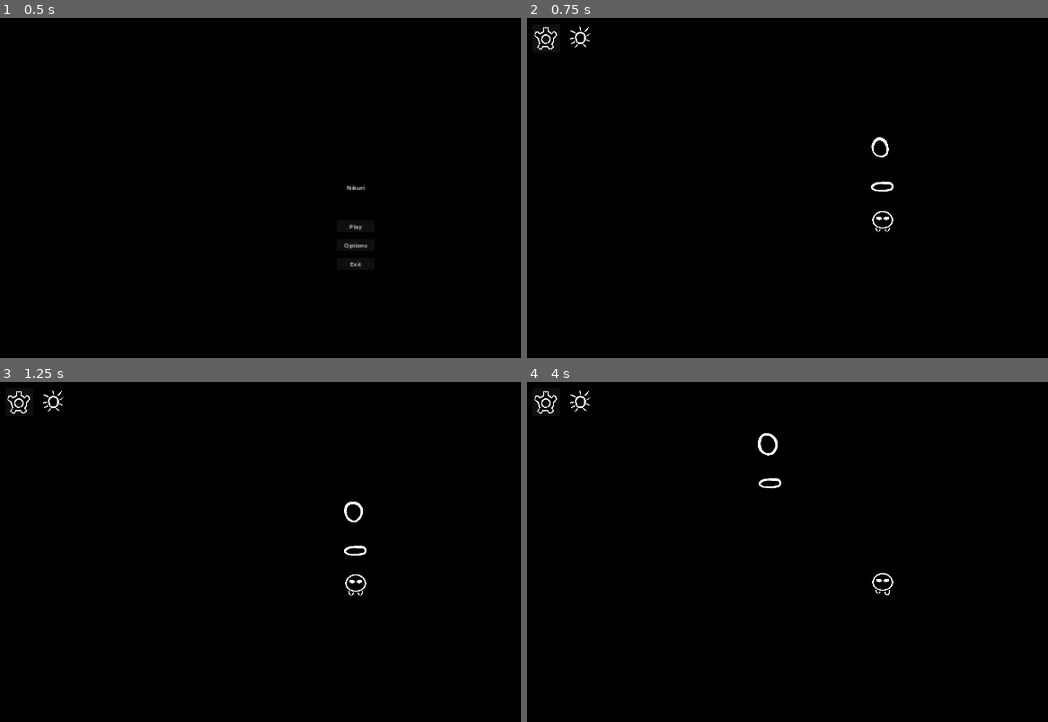
Above: before the commit, frames 1-4 (two rows, left to right).
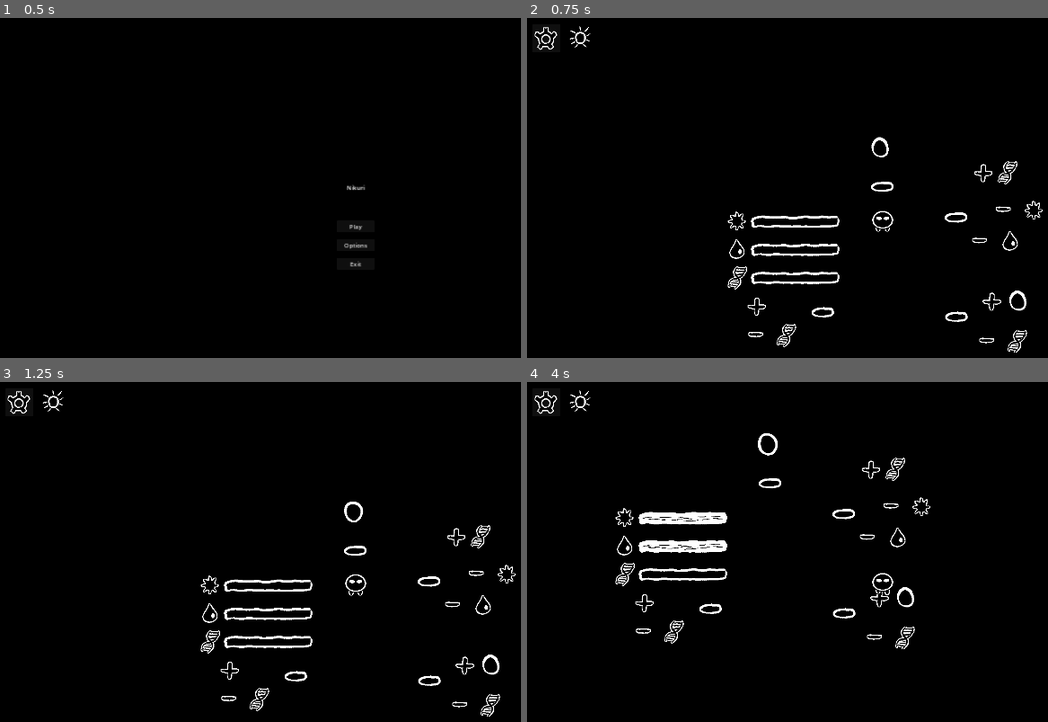
Above: after the commit, the same moments.

Repository: ondhan/nikuri
Game: Godot game, scene res://main_menu/main_menu.tscn
The game is run twice, just before and just after one commit, with the same random seed, the same clock (stepped at 60 frames per second) and the same inputs.
Inputs (mouse positions are in pixels of both pictures, inside the frame that each line leads up to):
- Up to frame 1 (0.5 s): no input
- Up to frame 2 (0.75 s): click "Play" at 0.5 s
- Up to frame 3 (1.25 s): no input
- Up to frame 4 (4 s): click (547, 402) at 1.25 s; click "Resume" at 2 s; tap Enter (ui_accept) at 2.75, 3.77, 3.8 s; move the mouse to (881, 586) at 2.77 s; hold D (move_right) 2.78-3.53 s; hold Enter (ui_accept) 2.78-3.53 s; click (881, 586) at 2.92 s; move the mouse to (740, 603) at 3.52 s; hold S (move_down) from 3.53 s (still down); tap E (TEST) at 3.6 s

Frame 1 is identical in both runs. In frame 2, 2.0% of the frame differs, in the area x 38-99%, y 42-99%; in frame 3, 2.0%; in frame 4, 2.6%, in the area x 16-78%, y 22-79%.

Commit message:
Update 16 - hive changes and sun plant
- added passive water production from hive
- added passive sun loss during night
- both passive production and loss are higher the more advanced the hive is
- added sun plant and its functionality
- issues - no collision on sunplants, no icon for sunplants in the shop

Diff:
--- a/game_screen/game_screen.gd
+++ b/game_screen/game_screen.gd
@@ -1,13 +1,16 @@
 extends Node2D
 
 
-var time = "day"
+@onready var time = "day"
 var day = 1
+signal declare_day
+signal declare_night
 
 
 func _ready() -> void:
 	_set_time()
 	spawn_water(4)
+	what_time()
 
 
 # Called every frame. 'delta' is the elapsed time since the previous frame.
@@ -51,11 +54,14 @@
 		$Camera/CanvasLayer/DayIcon.show()
 		$Camera/CanvasLayer/NightIcon.hide()
 		spawn_water(3+day)
-
+	what_time()
 
 func _on_seconds_timer_timeout() -> void:
 	if time == "day":
-		$MainHive._resource_counter_change("sun", 0.5)
+		$MainHive._resource_counter_change("sun", 0.75*$MainHive.current_phase)
+	else:
+		$MainHive._resource_counter_change("sun", -0.25*$MainHive.current_phase)
+	$MainHive._resource_counter_change("water", 0.25*$MainHive.current_phase)
 
 
 func spawn_water(num):
@@ -73,5 +79,29 @@
 		add_child(droplet)
 
 
-func _on_droplet_body_entered() -> void:
-	$MainHive._resource_counter_change("water", $WaterDroplet.water_value)
+func _on_droplet_body_entered(water_value) -> void:
+	$MainHive._resource_counter_change("water", water_value)
+
+func what_time():
+	if time == "day":
+		declare_day.emit()
+	elif time == "night":
+		declare_night.emit()
+
+
+func sun_plant_activity():
+	print("sun plant yield")
+	if time == "day":
+		$MainHive._resource_counter_change("sun", 1)
+
+
+func buy_sun_plant(num):
+	print("sun plant bought")
+	if num == 1:
+		get_node("SunPlant").show()
+	elif num == 2:
+		get_node("SunPlant2").show()
+	elif num == 3:
+		get_node("SunPlant3").show()
+	elif num == 4:
+		get_node("SunPlant4").show()
--- a/game_screen/game_screen.tscn
+++ b/game_screen/game_screen.tscn
@@ -93,6 +93,7 @@
 [ext_resource type="Texture2D" uid="uid://dv2efyt84elxo" path="res://assets/nikuri/move_se_3.png" id="68_eq6gm"]
 [ext_resource type="Texture2D" uid="uid://bkgafmtajgu3a" path="res://assets/nikuri/move_se_4.png" id="69_pp7rv"]
 [ext_resource type="Script" path="res://game_screen/resource_control.gd" id="82_2utfl"]
+[ext_resource type="PackedScene" uid="uid://c2qnv2j4mtdml" path="res://game_screen/sun_plant.tscn" id="94_yr4to"]
 
 [sub_resource type="WorldBoundaryShape2D" id="WorldBoundaryShape2D_y70dm"]
 
@@ -592,7 +593,6 @@
 shape = SubResource("CapsuleShape2D_rn5fc")
 
 [node name="ResourceControl" type="Control" parent="MainHive"]
-visible = false
 layout_mode = 3
 anchors_preset = 0
 offset_left = -107.0
@@ -681,6 +681,29 @@
 position = Vector2(208, 322)
 texture = ExtResource("18_xtp1l")
 
+[node name="SunPlantInteractArea" type="Area2D" parent="MainHive/ResourceControl"]
+
+[node name="CollisionShape2D" type="CollisionShape2D" parent="MainHive/ResourceControl/SunPlantInteractArea"]
+position = Vector2(-52, 618)
+rotation = 1.5708
+shape = SubResource("CapsuleShape2D_n718v")
+
+[node name="Sprite2D" type="Sprite2D" parent="MainHive/ResourceControl/SunPlantInteractArea"]
+position = Vector2(-53, 615)
+texture = ExtResource("3_svlki")
+
+[node name="Sprite2D4" type="Sprite2D" parent="MainHive/ResourceControl/SunPlantInteractArea"]
+position = Vector2(-232, 679)
+texture = ExtResource("22_umres")
+
+[node name="Sprite2D5" type="Sprite2D" parent="MainHive/ResourceControl/SunPlantInteractArea"]
+position = Vector2(-149, 678)
+texture = ExtResource("19_q544m")
+
+[node name="Sprite2D3" type="Sprite2D" parent="MainHive/ResourceControl/SunPlantInteractArea"]
+position = Vector2(-229, 605)
+texture = ExtResource("21_61u3r")
+
 [node name="HiveGrowInteractArea" type="Area2D" parent="MainHive/ResourceControl"]
 position = Vector2(240, 369)
 collision_layer = 2
@@ -748,7 +771,7 @@
 
 [node name="DayCycleTimer" type="Timer" parent="Camera/CanvasLayer"]
 process_callback = 0
-wait_time = 180.0
+wait_time = 10.0
 autostart = true
 
 [node name="SecondsTimer" type="Timer" parent="Camera/CanvasLayer"]
@@ -838,10 +861,40 @@
 grow_vertical = 2
 text = "Exit"
 
+[node name="SunPlant" parent="." instance=ExtResource("94_yr4to")]
+visible = false
+position = Vector2(514, -193)
+
+[node name="SunPlant2" parent="." instance=ExtResource("94_yr4to")]
+visible = false
+position = Vector2(709, 380)
+
+[node name="SunPlant3" parent="." instance=ExtResource("94_yr4to")]
+visible = false
+position = Vector2(-592, 19)
+
+[node name="SunPlant4" parent="." instance=ExtResource("94_yr4to")]
+visible = false
+position = Vector2(-477, 470)
+
+[node name="SunPlantTimer" type="Timer" parent="."]
+wait_time = 10.0
+autostart = true
+
+[connection signal="declare_day" from="." to="SunPlant" method="_on_game_screen_declare_day"]
+[connection signal="declare_day" from="." to="SunPlant2" method="_on_game_screen_declare_day"]
+[connection signal="declare_day" from="." to="SunPlant3" method="_on_game_screen_declare_day"]
+[connection signal="declare_day" from="." to="SunPlant4" method="_on_game_screen_declare_day"]
+[connection signal="declare_night" from="." to="SunPlant" method="_on_game_screen_declare_night"]
+[connection signal="declare_night" from="." to="SunPlant2" method="_on_game_screen_declare_night"]
+[connection signal="declare_night" from="." to="SunPlant3" method="_on_game_screen_declare_night"]
+[connection signal="declare_night" from="." to="SunPlant4" method="_on_game_screen_declare_night"]
 [connection signal="body_entered" from="MainHive/HiveInteractArea" to="MainHive" method="_on_interact_area_body_entered"]
 [connection signal="body_exited" from="MainHive/HiveInteractArea" to="MainHive" method="_on_interact_area_body_exited"]
 [connection signal="body_entered" from="MainHive/ResourceControl/BiomassInteractArea" to="MainHive" method="_on_biomass_interact_area_body_entered"]
 [connection signal="body_exited" from="MainHive/ResourceControl/BiomassInteractArea" to="MainHive" method="_on_biomass_interact_area_body_exited"]
+[connection signal="body_entered" from="MainHive/ResourceControl/SunPlantInteractArea" to="MainHive" method="_on_sun_plant_interact_area_body_entered"]
+[connection signal="body_exited" from="MainHive/ResourceControl/SunPlantInteractArea" to="MainHive" method="_on_sun_plant_interact_area_body_exited"]
 [connection signal="body_entered" from="MainHive/ResourceControl/HiveGrowInteractArea" to="MainHive" method="_on_hive_grow_interact_area_body_entered"]
 [connection signal="body_exited" from="MainHive/ResourceControl/HiveGrowInteractArea" to="MainHive" method="_on_hive_grow_interact_area_body_exited"]
 [connection signal="body_exited" from="MainHive/ResourceControl/Area2D" to="MainHive" method="_on_area_2d_body_exited"]
@@ -852,3 +905,11 @@
 [connection signal="pressed" from="Camera/CanvasLayer/PauseScreen/ResumeButton" to="Camera/CanvasLayer/PauseScreen" method="_on_resume_button_pressed"]
 [connection signal="pressed" from="Camera/CanvasLayer/PauseScreen/MainMenuButton" to="Camera/CanvasLayer/PauseScreen" method="_on_main_menu_button_pressed"]
 [connection signal="pressed" from="Camera/CanvasLayer/PauseScreen/ExitButton" to="Camera/CanvasLayer/PauseScreen" method="_on_exit_button_pressed"]
+[connection signal="visibility_changed" from="SunPlant" to="SunPlant" method="_on_visibility_changed"]
+[connection signal="visibility_changed" from="SunPlant2" to="SunPlant2" method="_on_visibility_changed"]
+[connection signal="visibility_changed" from="SunPlant3" to="SunPlant3" method="_on_visibility_changed"]
+[connection signal="visibility_changed" from="SunPlant4" to="SunPlant4" method="_on_visibility_changed"]
+[connection signal="timeout" from="SunPlantTimer" to="SunPlant" method="_on_sun_plant_timer_timeout"]
+[connection signal="timeout" from="SunPlantTimer" to="SunPlant2" method="_on_sun_plant_timer_timeout"]
+[connection signal="timeout" from="SunPlantTimer" to="SunPlant3" method="_on_sun_plant_timer_timeout"]
+[connection signal="timeout" from="SunPlantTimer" to="SunPlant4" method="_on_sun_plant_timer_timeout"]
--- a/game_screen/main_hive.gd
+++ b/game_screen/main_hive.gd
@@ -9,13 +9,18 @@
 var can_interact_hive = false
 var can_interact_biomass = false
 var can_interact_upgrade = false
+var can_interact_sun_plant = false
 var currentSun = 0;
 var maxSun = 100;
 var currentWater = 0;
 var maxWater = 100;
 var currentBiomass = 0;
 var maxBiomass = 100;
-
+var sun_plants = 0
+@onready var sun_plant_1 = get_node("SunPlant")
+@onready var sun_plant_2 = get_node("SunPlant2")
+@onready var sun_plant_3 = get_node("SunPlant3")
+@onready var sun_plant_4 = get_node("SunPlant4")
 
 # Called when the node enters the scene tree for the first time.
 func _ready() -> void:
@@ -52,6 +57,14 @@
 			_resource_counter_change("biomass", -100)
 			_upgrade_hive()
 			print("hive upgraded")
+			$ResourceControl/HiveGrowInteractArea.hide()
+	if event.is_action_pressed("ui_accept") and can_interact_sun_plant == true and currentBiomass >= 50:
+		if sun_plants != 4:
+			_resource_counter_change("biomass", -50)
+			sun_plants+=1
+			get_parent().buy_sun_plant(sun_plants)
+			if sun_plants == 4:
+				$ResourceControl/SunPlantInteractArea.hide()
 	if event.is_action_pressed("TEST"):
 			_resource_counter_change("sun", 100)
 			_resource_counter_change("water", 100)
@@ -151,3 +164,12 @@
 
 func _on_area_2d_body_exited(body: Node2D) -> void:
 	$ResourceControl.hide()
+
+
+func _on_sun_plant_interact_area_body_entered(body: Node2D) -> void:
+	can_interact_sun_plant = true
+	print("sun plant upgrade disabled")
+
+func _on_sun_plant_interact_area_body_exited(body: Node2D) -> void:
+	can_interact_sun_plant = false
+	print("sun plant upgrade disabled")
--- /dev/null
+++ b/game_screen/sun_plant.gd
@@ -0,0 +1,42 @@
+extends Node2D
+
+
+var last_anim = null
+
+
+# Called when the node enters the scene tree for the first time.
+func _ready() -> void:
+	$AnimatedSprite2D.play("sun_plant_closed")
+
+
+# Called every frame. 'delta' is the elapsed time since the previous frame.
+func _process(delta: float) -> void:
+	pass
+
+
+func _on_game_screen_declare_day() -> void:
+	if self.is_visible():
+		$AnimatedSprite2D.play("sun_plant_opening")
+		last_anim = "sun_plant_opening"
+
+
+func _on_game_screen_declare_night() -> void:
+	if self.is_visible():
+		$AnimatedSprite2D.play_backwards("sun_plant_opening")
+		last_anim = "sun_plant_closing"
+
+
+func _on_animated_sprite_2d_animation_finished() -> void:
+	if last_anim == "sun_plant_opening":
+		$AnimatedSprite2D.play("sun_plant_open")
+	elif last_anim == "sun_plant_closing":
+		$AnimatedSprite2D.play("sun_plant_closed")
+
+
+func _on_sun_plant_timer_timeout() -> void:
+	if self.is_visible():
+		get_parent().sun_plant_activity()
+
+
+func _on_visibility_changed() -> void:
+	get_parent().what_time()
--- /dev/null
+++ b/game_screen/sun_plant.tscn
@@ -0,0 +1,90 @@
+[gd_scene load_steps=10 format=3 uid="uid://c2qnv2j4mtdml"]
+
+[ext_resource type="Script" path="res://game_screen/sun_plant.gd" id="1_m4ddc"]
+[ext_resource type="Texture2D" uid="uid://cdetksm2x5k7l" path="res://assets/buildings/sun_plant/sun_plant_closed.png" id="2_wx84v"]
+[ext_resource type="Texture2D" uid="uid://dxpms8ocqu7y3" path="res://assets/buildings/sun_plant/sun_plant_open_1.png" id="3_rbfmy"]
+[ext_resource type="Texture2D" uid="uid://bjk3qm2cs760i" path="res://assets/buildings/sun_plant/sun_plant_opening_2.png" id="4_gcyit"]
+[ext_resource type="Texture2D" uid="uid://dxafv1om1ry64" path="res://assets/buildings/sun_plant/sun_plant_opening_1.png" id="5_lej4r"]
+[ext_resource type="Texture2D" uid="uid://ct3yehanv433t" path="res://assets/buildings/sun_plant/sun_plant_open_2.png" id="6_hjb8t"]
+[ext_resource type="Texture2D" uid="uid://e5ogkmpnkixi" path="res://assets/buildings/sun_plant/sun_plant_open_3.png" id="7_wwcai"]
+
+[sub_resource type="SpriteFrames" id="SpriteFrames_kr2w6"]
+animations = [{
+"frames": [{
+"duration": 1.0,
+"texture": ExtResource("2_wx84v")
+}],
+"loop": true,
+"name": &"sun_plant_closed",
+"speed": 2.0
+}, {
+"frames": [{
+"duration": 1.0,
+"texture": ExtResource("3_rbfmy")
+}, {
+"duration": 1.0,
+"texture": ExtResource("4_gcyit")
+}, {
+"duration": 1.0,
+"texture": ExtResource("5_lej4r")
+}, {
+"duration": 1.0,
+"texture": ExtResource("2_wx84v")
+}],
+"loop": false,
+"name": &"sun_plant_closing",
+"speed": 2.0
+}, {
+"frames": [{
+"duration": 1.0,
+"texture": ExtResource("3_rbfmy")
+}, {
+"duration": 1.0,
+"texture": ExtResource("6_hjb8t")
+}, {
+"duration": 1.0,
+"texture": ExtResource("7_wwcai")
+}],
+"loop": true,
+"name": &"sun_plant_open",
+"speed": 2.0
+}, {
+"frames": [{
+"duration": 1.0,
+"texture": ExtResource("2_wx84v")
+}, {
+"duration": 1.0,
+"texture": ExtResource("5_lej4r")
+}, {
+"duration": 1.0,
+"texture": ExtResource("4_gcyit")
+}, {
+"duration": 1.0,
+"texture": ExtResource("3_rbfmy")
+}],
+"loop": false,
+"name": &"sun_plant_opening",
+"speed": 2.0
+}]
+
+[sub_resource type="CapsuleShape2D" id="CapsuleShape2D_s31xx"]
+radius = 38.0
+height = 132.0
+
+[node name="SunPlant" type="Node2D"]
+position = Vector2(252, 3)
+script = ExtResource("1_m4ddc")
+
+[node name="AnimatedSprite2D" type="AnimatedSprite2D" parent="."]
+sprite_frames = SubResource("SpriteFrames_kr2w6")
+animation = &"sun_plant_opening"
+autoplay = "sun_plant_closed"
+
+[node name="Area2D" type="StaticBody2D" parent="."]
+
+[node name="CollisionShape2D" type="CollisionShape2D" parent="Area2D"]
+position = Vector2(0, 45)
+shape = SubResource("CapsuleShape2D_s31xx")
+disabled = true
+
+[connection signal="animation_finished" from="AnimatedSprite2D" to="." method="_on_animated_sprite_2d_animation_finished"]
--- a/other/water_droplet.gd
+++ b/other/water_droplet.gd
@@ -30,5 +30,5 @@
 	dry()
 
 func _on_droplet_body_entered(body: Node2D) -> void:
-	get_parent()._on_droplet_body_entered()
+	get_parent()._on_droplet_body_entered(water_value)
 	queue_free()
Binary file added: assets/buildings/sun_plant/sun_plant_closed.png
Not shown, added: assets/buildings/sun_plant/sun_plant_closed.png.import
Binary file added: assets/buildings/sun_plant/sun_plant_open_1.png
Not shown, added: assets/buildings/sun_plant/sun_plant_open_1.png.import
Binary file added: assets/buildings/sun_plant/sun_plant_open_2.png
Not shown, added: assets/buildings/sun_plant/sun_plant_open_2.png.import
Binary file added: assets/buildings/sun_plant/sun_plant_open_3.png
Not shown, added: assets/buildings/sun_plant/sun_plant_open_3.png.import
Binary file added: assets/buildings/sun_plant/sun_plant_opening_1.png
Not shown, added: assets/buildings/sun_plant/sun_plant_opening_1.png.import
Binary file added: assets/buildings/sun_plant/sun_plant_opening_2.png
Not shown, added: assets/buildings/sun_plant/sun_plant_opening_2.png.import
(and 1 more such lines)
